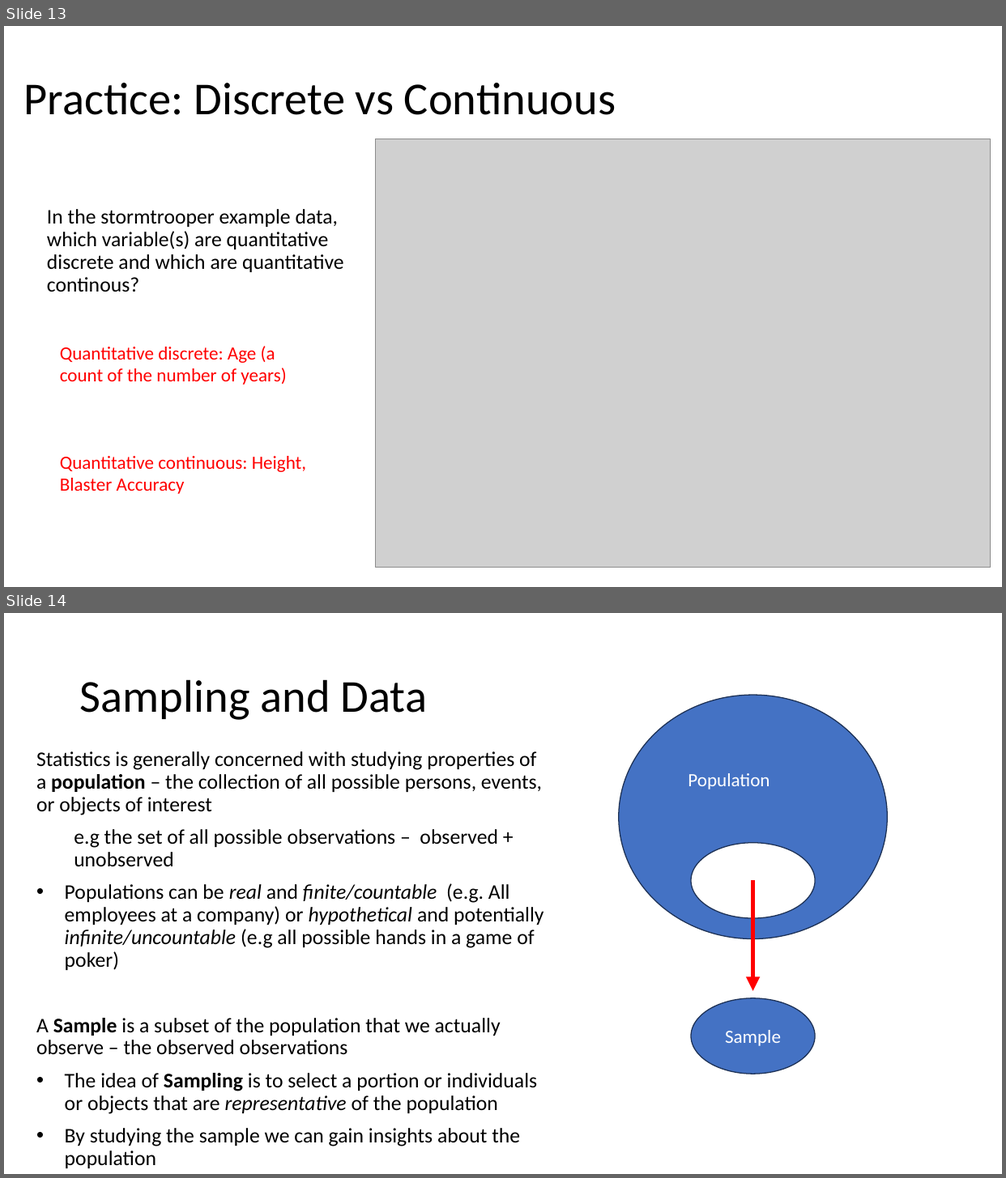
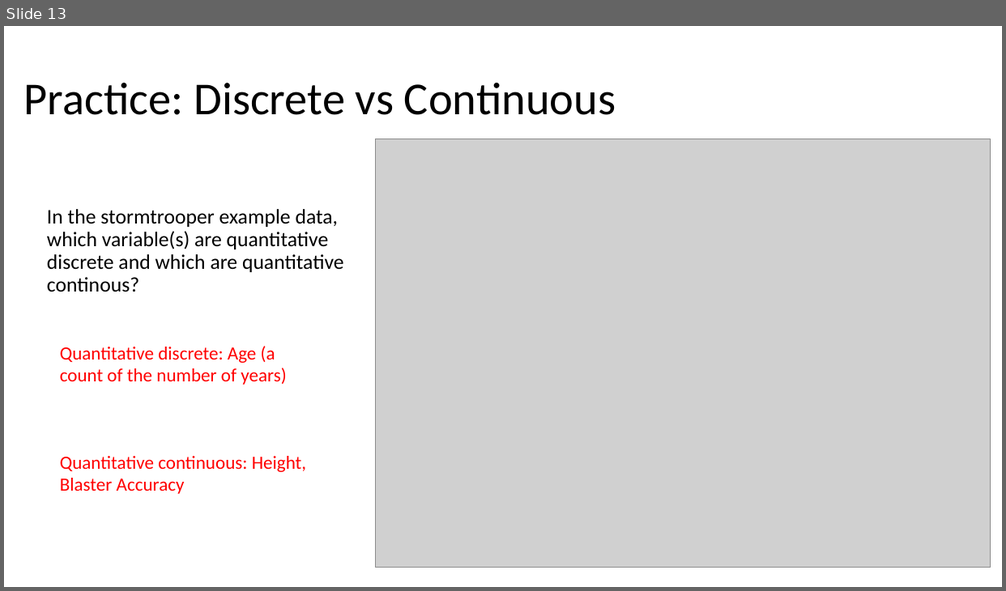
Before and after one commit to Jarred6068/UI_STAT251-03_Spring_2024, a slide deck: docs/lecture_slides/Week 1/Week1_Lecture1_Slides_1_10_2024.pptx. Shown one above the other, each under a label of ours: slides 13 and 14 before the commit, slide 13 after it. The pictures are 1006x1178 and 1006x591 pixels, drawn with LibreOffice and Linux fonts; fonts in the diff are those of the drawing; grey boxes stand for pictures. Boxes give left, top, right and bottom in pixels: in the first picture for what was removed or moved away, otherwise in the second. Text is boxed around its words. In the diff, an @@ line names an element or a change of style, - is before the commit and + after.

Commit message:
updated lecture slides to reflect material that has actually been discussed

```diff
--- a/docs/lecture_slides/Week 1/Week1_Lecture1_Slides_1_10_2024.pptx
+++ b/docs/lecture_slides/Week 1/Week1_Lecture1_Slides_1_10_2024.pptx
@@ slide 14 removed at [4, 613, 1002, 1174], background #FFFFFF @@
@@ title removed at [80, 679, 428, 720] @@
-Sampling and Data
@@ text removed at [36, 752, 543, 1169] @@
-Statistics is generally concerned with studying properties of a population – the collection of all possible persons, events, or objects of interest
-  e.g the set of all possible observations – observed + unobserved
-• Populations can be real and finite/countable (e.g. All employees at a company) or hypothetical and potentially infinite/uncountable (e.g all possible hands in a game of poker)
-A Sample is a subset of the population that we actually observe – the observed observations
-• The idea of Sampling is to select a portion or individuals or objects that are representative of the population
-• By studying the sample we can gain insights about the population
@@ group removed at [619, 695, 888, 1074]: 3 ellipses, 1 text, 1 arrow @@
-Sample
-Population
```
Also in this commit, not shown: 9 other slides removed, 13 other files.
